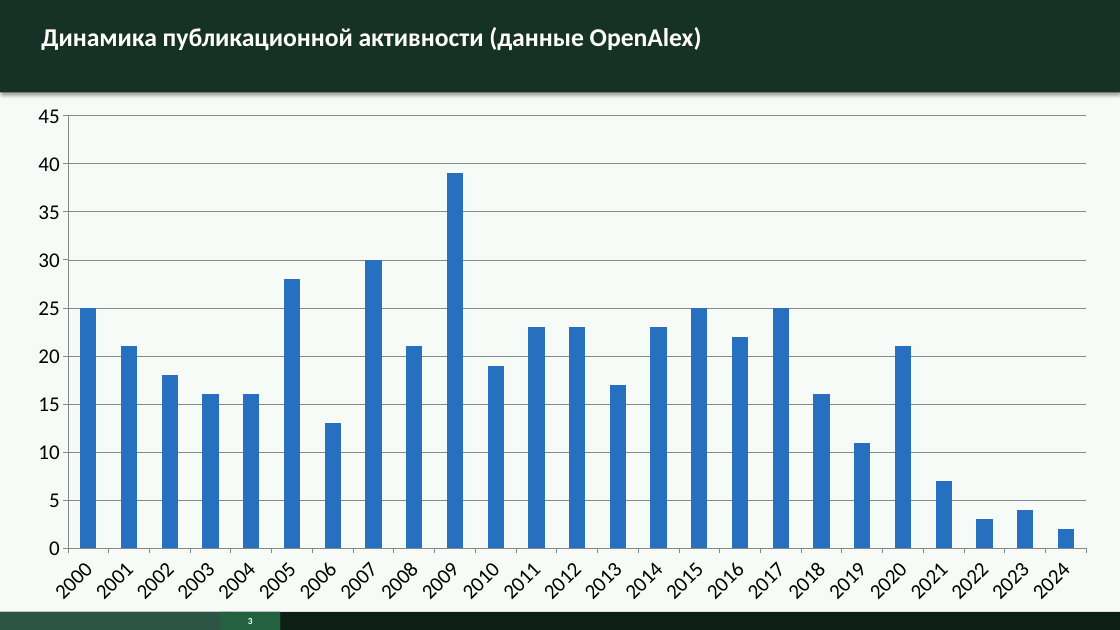
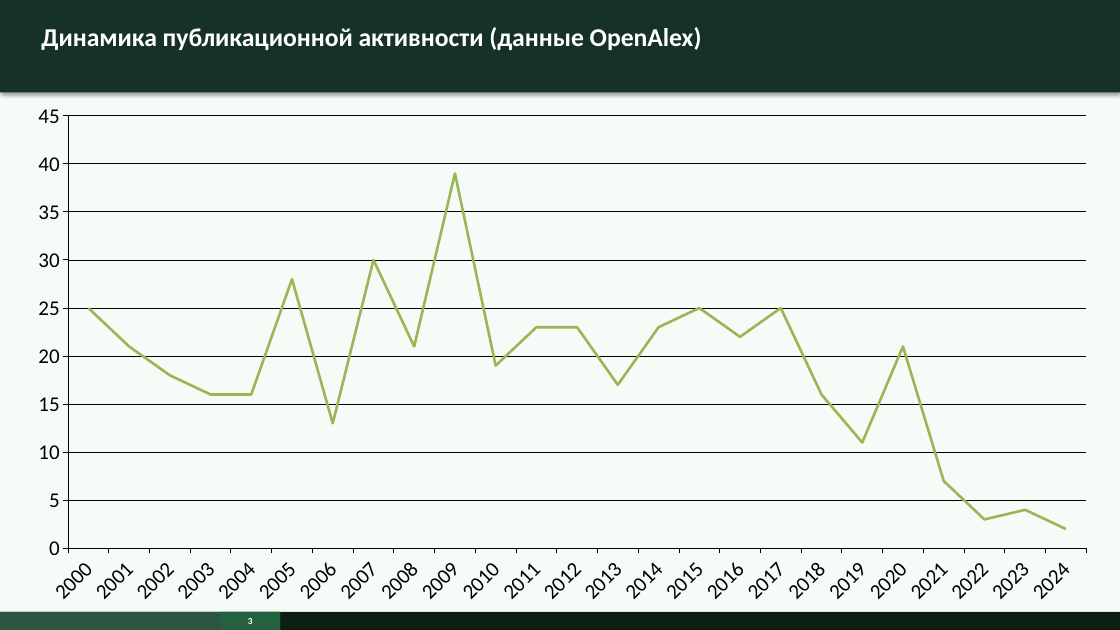
Before and after one commit to surnova2703/muiv3year, a slide deck: slide 3 of docs/Визуализация науки на основе метаданных публикаций и журналов.pptx. Drawn at 1120x630 pixels with LibreOffice and Linux fonts; fonts in the diff are those of the drawing. Boxes give left, top, right and bottom in pixels: in the first picture for what was removed or moved away, otherwise in the second. Text is boxed around its words. In the diff, an @@ line names an element or a change of style, - is before the commit and + after.

```diff
--- a/docs/Визуализация науки на основе метаданных публикаций и журналов.pptx
+++ b/docs/Визуализация науки на основе метаданных публикаций и журналов.pptx
@@ column chart at (17, 92, 1108, 615) @@
@@ column chart to line chart @@
@@ colour of Series 1 #276FBF to #4F81BD @@
@@ category axis changed @@
@@ value axis changed @@
```
Also in this commit, not shown: 11 other slides changed.
